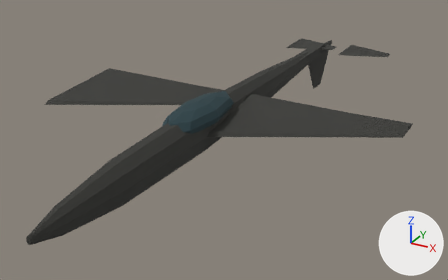
Renders of the glTF model game/assets/units/j20_Destroyed.glb from each side of a commit.
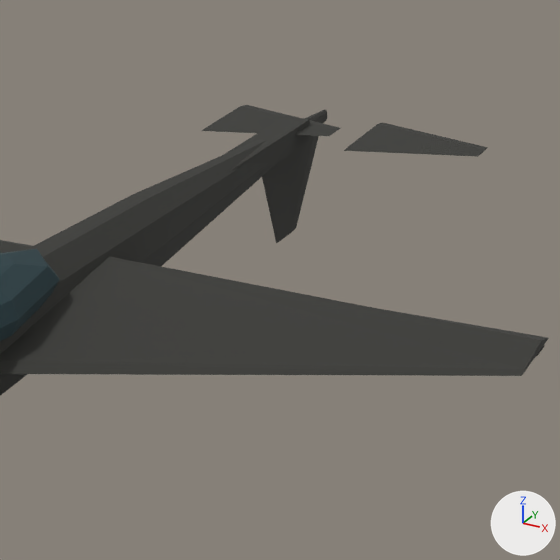
There are two pictures of each version: one whole from a 50 mm lens placed at (10.08, -19.14, 9.7), pointed at (-0.17, -0.5, 0.38), one close up on the part from 47% to 93% of the width and 0% to 73% of the height. The axes (+X, +Y, +Z) are drawn at lower right. The lights are the same throughout. The last two pictures show the newer version. Where no turn or scale is listed for an object, it has been applied to the vertices.

Script lines for the objects in view, before the commit:
```python
me_cockpit = bpy.data.meshes.new('Cockpit')
me_cockpit.from_pydata(...)  # an icosphere of 80 faces spanning x -0.74..0.74, y -2.08..2.08, z -0.46..0.46
me_cockpit.materials.append(mat_track)  # dark cyan #273f45
me_elevator_l = bpy.data.meshes.new('Elevator_L')
me_elevator_l.from_pydata(...)  # 8 vertices, 12 faces; spans x 0.0..2.08, y -1.04..1.04, z 0.0..0.05
me_elevator_l.materials.append(mat_burned)  # dark grey #383835
me_elevator_r = bpy.data.meshes.new('Elevator_R')
me_elevator_r.from_pydata(...)  # 8 vertices, 12 faces; spans x 0.0..2.08, y -1.04..1.04, z 0.0..0.05
me_elevator_r.materials.append(mat_burned)  # dark grey #383835
me_rudder = bpy.data.meshes.new('Rudder')
me_rudder.from_pydata(...)  # 8 vertices, 12 faces; spans x 0.0..0.05, y -1.66..1.66, z -1.93..0.0
me_rudder.materials.append(mat_burned)  # dark grey #383835
ob_cockpit = bpy.data.objects.new('Cockpit', me_cockpit)
ob_cockpit.location = (0.0, -2.5, 2.16)
ob_elevator_l = bpy.data.objects.new('Elevator_L', me_elevator_l)
ob_elevator_l.location = (-1.3, 8.74, 1.79)
ob_elevator_r = bpy.data.objects.new('Elevator_R', me_elevator_r)
ob_elevator_r.location = (1.3, 8.74, 1.79)
ob_rudder = bpy.data.objects.new('Rudder', me_rudder)
ob_rudder.location = (0.0, 8.74, 1.7)
# also in view: 'Wing_R' at (3.12, -1.01, 1.79); 'TailBoom' at (0.0, 7.07, 1.7); 'Fuselage' at (0.0, 0.0, 1.61)
```
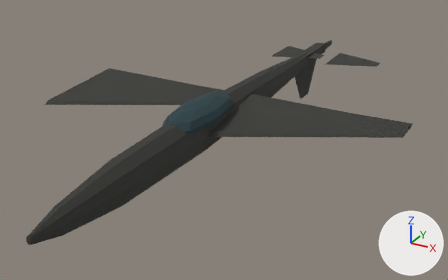
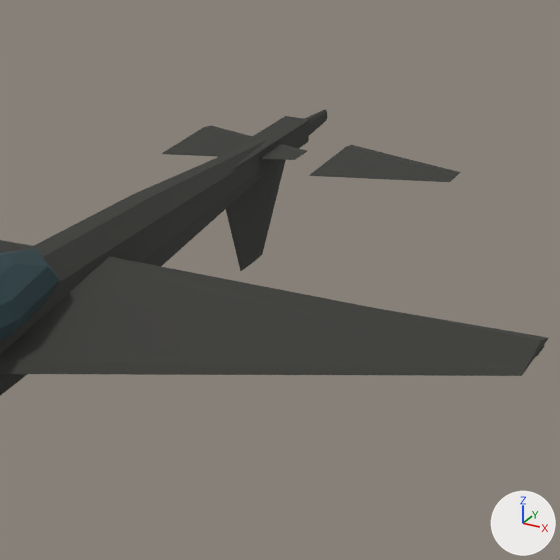
Where the change shows, as pixel boxes [x1, y1, x2, y2] in the close-ups (560 x 560 px):
'Rudder', moved: before [262, 135, 319, 243]; after [226, 160, 286, 271]
'Elevator_R', moved: before [344, 123, 488, 157]; after [309, 145, 461, 182]
'Elevator_L', moved: before [202, 105, 340, 136]; after [162, 126, 307, 160]

Patch to the scene script:
```diff
--- a/game/assets/units/j20_Destroyed.glb.py
+++ b/game/assets/units/j20_Destroyed.glb.py
@@ ob_elevator_l @@
 ob_elevator_l = bpy.data.objects.new('Elevator_L', me_elevator_l)
-ob_elevator_l.location = (-1.3, 8.74, 1.79)
+ob_elevator_l.location = (-1.3, 7.07, 1.79)
@@ ob_elevator_r @@
 ob_elevator_r = bpy.data.objects.new('Elevator_R', me_elevator_r)
-ob_elevator_r.location = (1.3, 8.74, 1.79)
+ob_elevator_r.location = (1.3, 7.07, 1.79)
@@ ob_rudder @@
 ob_rudder = bpy.data.objects.new('Rudder', me_rudder)
-ob_rudder.location = (0.0, 8.74, 1.7)
+ob_rudder.location = (0.0, 7.07, 1.7)
```
